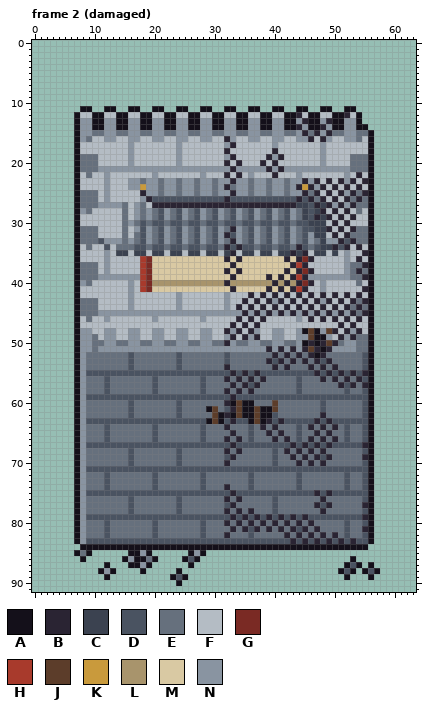
One commit to this pixel-art file: art/structures/town_corner_tower.aseprite. Above is the file before it was changed.
64x92 pixels, 4 frames. Colours within 5 levels of each other are drawn and written as one. Shown: frame 2 (damaged). The commit also changed other frames, which this record leaves out.
Palette (. is transparent): A #14101a  B #2a2433  C #3b4250  D #4a5361  E #66707d  F #b4bcc4  G #7a2a24  H #a83a2c  J #5c3d2a  K #c99a3c  L #a8946c  M #d9c9a3  N #8994a1
New version:
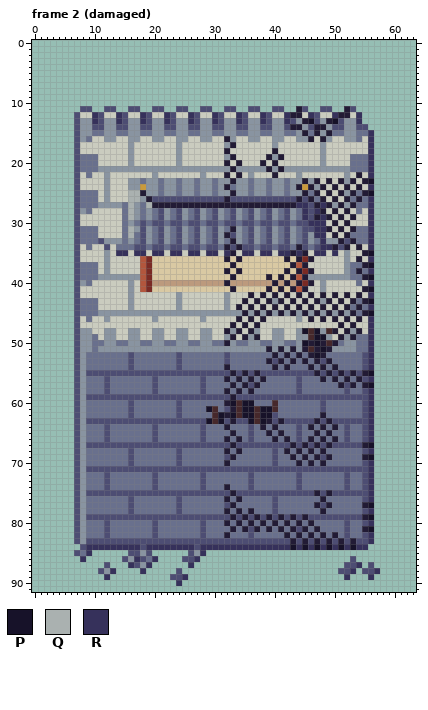
Colours new in this view: P #171229  Q #aab1b0  R #36315b
Difference:
Colour B changes from #2a2433 to #221b35.
Colour D changes from #4a5361 to #4d4d73.
Colour E changes from #66707d to #69708d.
Colour F changes from #b4bcc4 to #caccbf.
Colour H changes from #a83a2c to #b2563d.
Colour J changes from #5c3d2a to #46282b.
Colour L changes from #a8946c to #bc9a7d.
Frame 2 (damaged):
Colour A becomes colour B in row 11 at x 44 and 52; in row 12 at x 43 and 51; in row 14 at x 43 and 47.
Colour A becomes colour D in row 11 at x 8 to 9, 12 to 13, 16 to 17, 20 to 21, 24 to 25, 28 to 29, 32 to 33, 36 to 37, 40 to 41, 45, 48 to 49 and 53; in row 12 at x 7, 11, 15, 19, 23, 27, 31, 35, 39 and 47; in row 13 at x 7, 11, 15, 19, 23, 27, 31, 35, 39, 43, 47 and 51; in row 14 at x 7, 10 to 11, 14 to 15, 18 to 19, 22 to 23, 26 to 27, 30 to 31, 34 to 35, 38 to 39, 42, 46, 50 to 51 and 54 to 55; in rows 15 to 83 at x 7; in row 84 at x 8, 18 and 27.
Colour A becomes colour D in row 85 at x 7, 16 to 17, 19 and 26; in row 86 at x 15, 18, 25 and 53; in row 87 at x 12, 17, 52 and 56; in row 88 at x 11, 24, 51 and 55; in row 89 at x 23.
Colour A becomes colour P in row 13 at x 46 and 50; in row 23 at x 56; in row 25 at x 56; in row 35 at x 56; in row 37 at x 56; in row 39 at x 56.
Colour A becomes colour P in row 41 at x 56; in row 43 at x 56; in row 45 at x 56; in row 48 at x 45 and 47; in row 49 at x 47 to 48; in row 50 at x 45 and 47.
Colour A becomes colour P in row 51 at x 48; in row 52 at x 47; in row 55 at x 56; in row 57 at x 56; in row 60 at x 33 and 35 to 36; in row 61 at x 29, 35 to 36 and 38 to 39.
Colour A becomes colour P in row 62 at x 31, 33, 35 to 36 and 38 to 39; in row 63 at x 29, 31, 36 and 38; in row 67 at x 56; in row 69 at x 56; in row 77 at x 56; in row 79 at x 56.
Colour A becomes colour P in row 81 at x 56; in row 84 at x 43, 45, 47, 49, 51 and 53.
Colour F becomes colour Q in rows 25 to 26 at x 16 to 17; in row 27 at x 16 and 19; in rows 28 to 29 at x 16; in rows 31 to 32 at x 16.
Colour A becomes colour R in row 12 at x 10, 14, 18, 22, 26, 30, 34, 38, 42, 46, 50 and 54; in row 13 at x 10, 14, 18, 22, 26, 30, 34, 38, 42 and 54; in rows 15 to 22 at x 56; in row 24 at x 56; in rows 26 to 34 at x 56; in row 36 at x 56.
Colour A becomes colour R in row 38 at x 56; in row 40 at x 56; in row 42 at x 56; in row 44 at x 56; in rows 46 to 54 at x 56; in row 56 at x 56.
Colour A becomes colour R in rows 58 to 66 at x 56; in row 68 at x 56; in rows 70 to 76 at x 56; in row 78 at x 56; in row 80 at x 56; in rows 82 to 83 at x 56.
Colour A becomes colour R in row 84 at x 9 to 17, 19 to 26, 28 to 42, 44, 46, 48, 50, 52 and 54 to 55; in row 85 at x 9 and 28; in row 86 at x 8, 17, 20 and 27; in row 87 at x 16, 19, 26 and 54; in row 88 at x 13, 18, 53 and 57; in row 89 at x 12, 25, 52 and 56.
Colour A becomes colour R in row 90 at x 24.
Colour C becomes colour R in row 27 at x 44 to 45 and 48; in row 28 at x 45 and 47; in row 29 at x 45 and 48; in row 30 at x 46 to 48; in rows 31 to 32 at x 47 to 48; in row 33 at x 48.
Colour C becomes colour R in row 34 at x 48 to 49; in row 35 at x 14 to 15, 17 to 18, 20 to 21, 23 to 24, 26 to 27, 29 to 30, 32, 35 to 36, 38 to 39, 41 to 42, 44, 47 to 48 and 50.
Pixel boxes of the changes (left, top, right, bottom) in both pictures:
changed: (74, 106, 380, 586)
